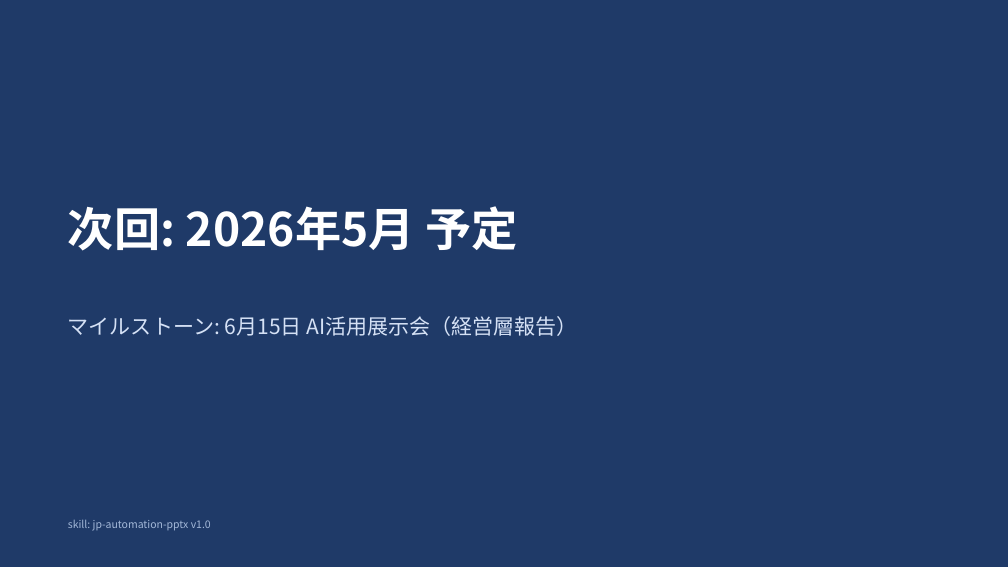
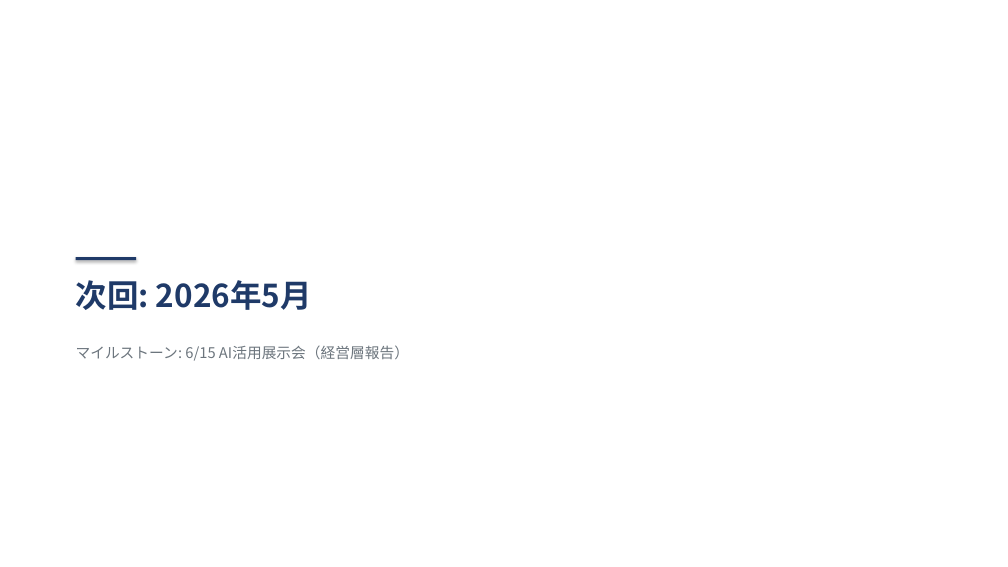
Before and after one commit to hiroakiyasa/meeting-minutes-2026-04-21, a slide deck: slide 9 of 05_hybrid_style.pptx (slide 10 before the commit). Drawn at 1008x567 pixels with LibreOffice and Linux fonts; fonts in the diff are those of the drawing. Boxes give left, top, right and bottom in pixels: in the first picture for what was removed or moved away, otherwise in the second. Text is boxed around its words. In the diff, an @@ line names an element or a change of style, - is before the commit and + after.

```diff
--- a/05_hybrid_style.pptx
+++ b/05_hybrid_style.pptx
@@ rectangle at <box>0,0,1008,567</box>: fill #1F3A68 to #FFFFFF @@
@@ rectangle added at <box>76,257,136,260</box>, fill #1F3A68 @@
@@ text at <box>76,280,312,310</box>: text changed; size 44 to 30 pt; text colour #FFFFFF to #1F3A68 @@
-次回: 2026年5月 予定
+次回: 2026年5月
@@ text at <box>76,345,409,361</box>: text changed; size 20 to 14 pt; text colour #D5E1F5 to #6C757D @@
-マイルストーン: 6月15日 AI活用展示会（経営層報告）
+マイルストーン: 6/15 AI活用展示会（経営層報告）
@@ text removed at <box>68,520,211,531</box> @@
-skill: jp-automation-pptx v1.0
```
Also in this commit, not shown: 3 other slides changed, 5 slides added, 6 slides removed, 3 other files.
